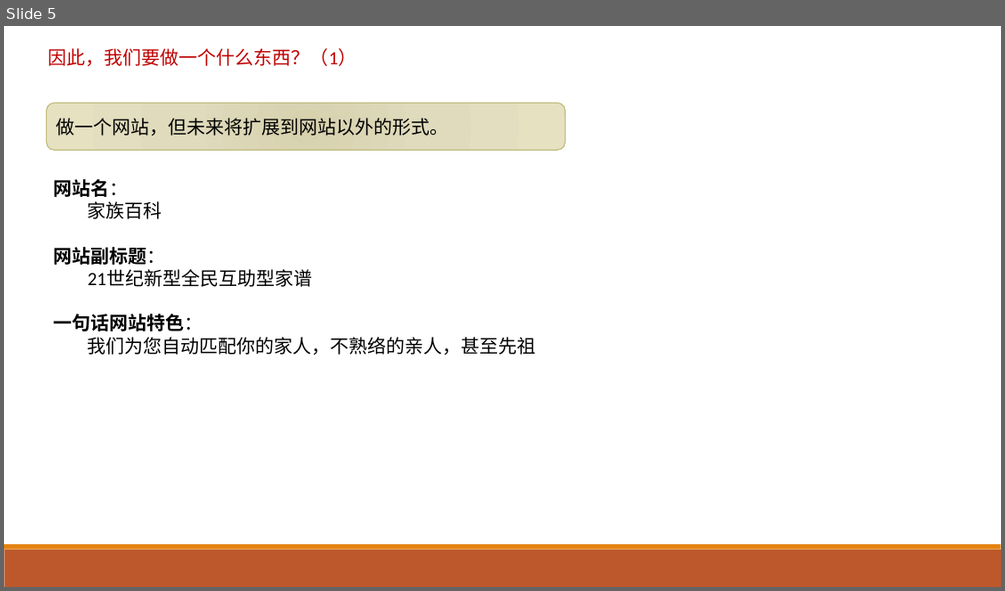
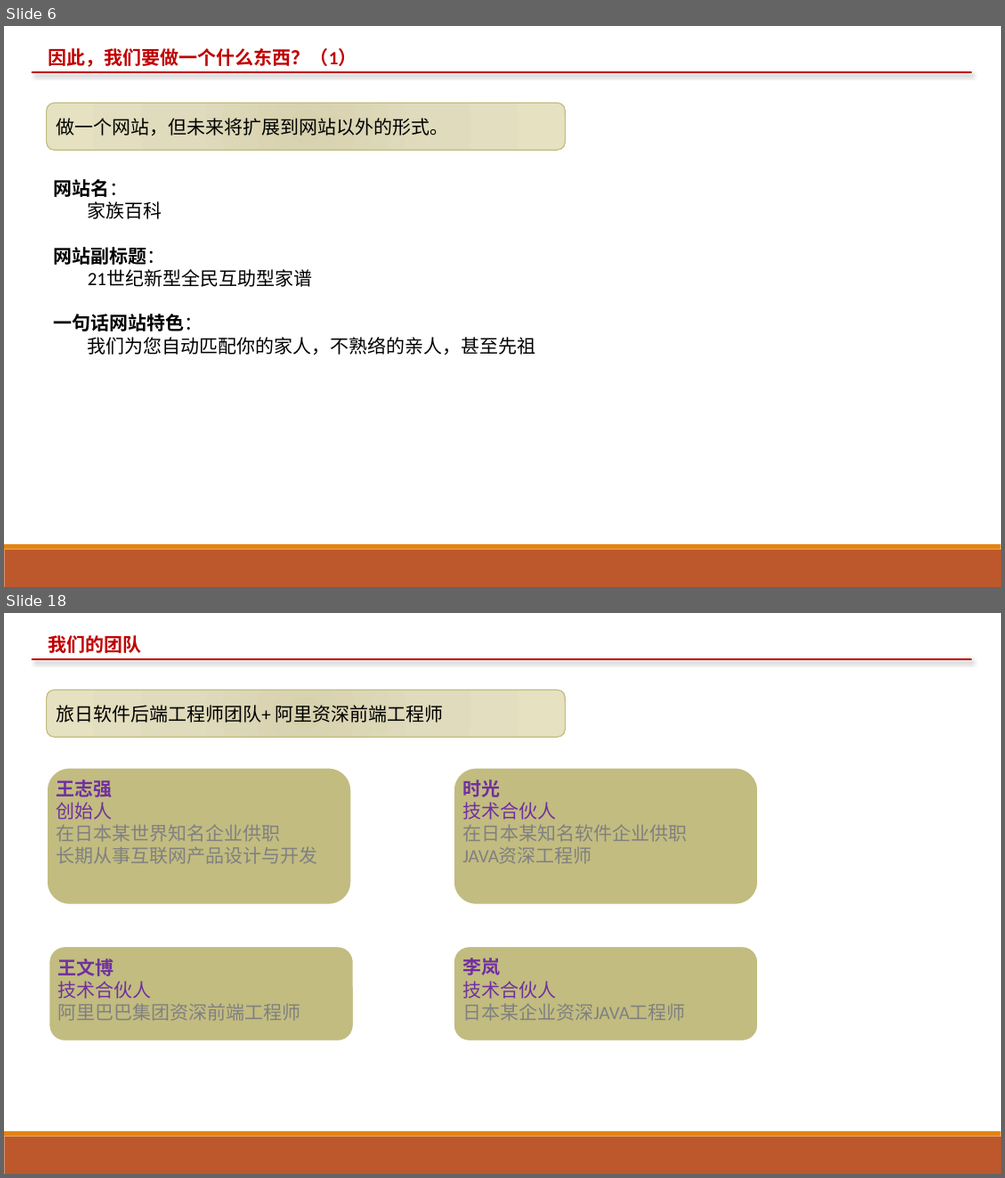
Before and after one commit to alpena1986/bloodnetdoc, a slide deck: 商业计划书.pptx. Shown one above the other, each under a label of ours: slide 5 before the commit, slides 6 and 18 after it; the slides between them are not shown. The pictures are 1005x591 and 1005x1178 pixels, drawn with LibreOffice and Linux fonts; fonts in the diff are those of the drawing. Boxes give left, top, right and bottom in pixels: in the first picture for what was removed or moved away, otherwise in the second. Text is boxed around its words. In the diff, an @@ line names an element or a change of style, - is before the commit and + after.

```diff
--- a/商业计划书.pptx
+++ b/商业计划书.pptx
@@ slide 18 added at (x1=4, y1=613, x2=1001, y2=1174), background #FFFFFF; not listed: 2 template elements that a slide beside it also shows @@
@@ text added at (x1=48, y1=635, x2=142, y2=653), 18 pt, text #C00000, bold @@
+我们的团队
@@ line added from (31, 659) to (971, 659), #C00000 1.5 pt @@
@@ rounded rectangle added at (x1=47, y1=690, x2=566, y2=737), fill gradient #D7D3AF to #DFDBBD to #E5E1C1, outline #C2BC80 1 pt, 18 pt, text #000000 @@
+旅日软件后端工程师团队+ 阿里资深前端工程师
@@ rounded rectangle added at (x1=47, y1=767, x2=352, y2=905), fill #C2BC80, outline #FFFFFF 2 pt @@
@@ rounded rectangle added at (x1=453, y1=767, x2=759, y2=905), fill #C2BC80, outline #FFFFFF 2 pt @@
@@ text added at (x1=56, y1=779, x2=317, y2=864), 18 pt, text #808080 @@
+王志强
+创始人
+在日本某世界知名企业供职
+长期从事互联网产品设计与开发
@@ text added at (x1=462, y1=779, x2=687, y2=864), 18 pt, text #808080 @@
+时光
+技术合伙人
+在日本某知名软件企业供职
+JAVA资深工程师
@@ rounded rectangle added at (x1=48, y1=946, x2=354, y2=1041), fill #C2BC80, outline #FFFFFF 2 pt @@
@@ text added at (x1=58, y1=958, x2=301, y2=1021), 18 pt, text #808080 @@
+王文博
+技术合伙人
+阿里巴巴集团资深前端工程师
@@ rounded rectangle added at (x1=453, y1=946, x2=759, y2=1041), fill #C2BC80, outline #FFFFFF 2 pt @@
@@ text added at (x1=462, y1=957, x2=686, y2=1021), 18 pt, text #808080 @@
+李岚
+技术合伙人
+日本某企业资深JAVA工程师
@@ what was slide 5 is now slide 6 @@
@@ slide 6 changed as well @@
@@ text "因此，我们要做一个什么东西？（1）" at (x1=48, y1=48, x2=357, y2=67): bold on @@
@@ line added from (31, 72) to (971, 72), #C00000 1.5 pt @@
```
Also in this commit, not shown: 6 other slides changed, 9 other slides added, 1 slide removed, 1 other file.
